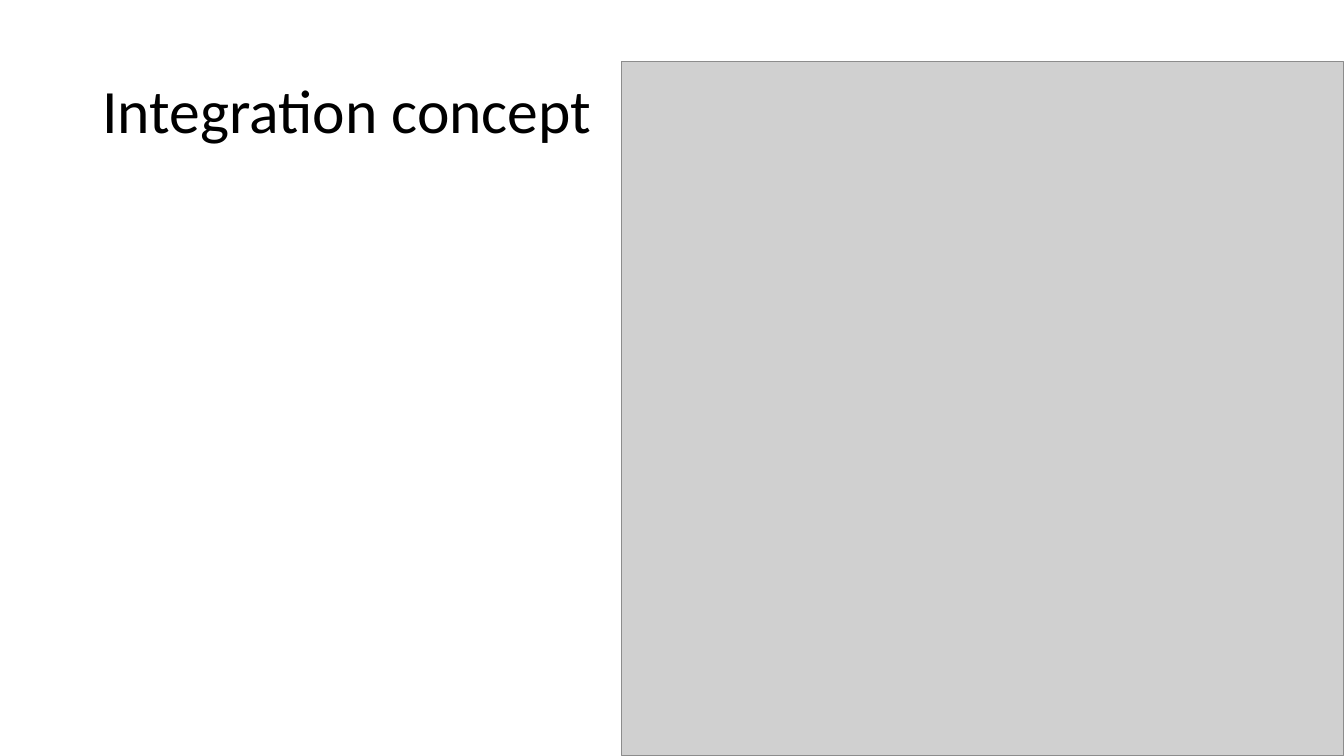
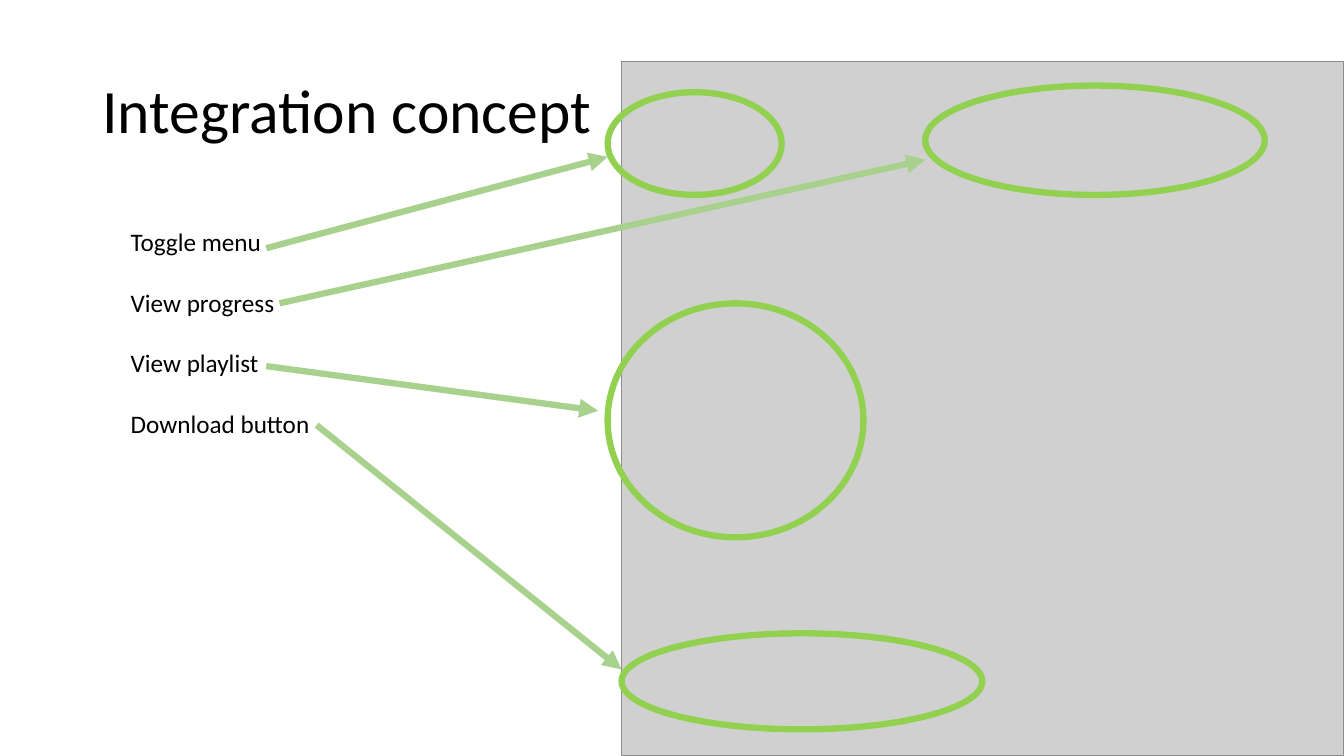
Before and after one commit to felixniemeyer/SoundCloud-SnapShot, a slide deck: slide 2 of meta/concept.pptx. Drawn at 1344x756 pixels with LibreOffice and Linux fonts; fonts in the diff are those of the drawing; grey boxes stand for pictures. Boxes give left, top, right and bottom in pixels: in the first picture for what was removed or moved away, otherwise in the second. Text is boxed around its words. In the diff, an @@ line names an element or a change of style, - is before the commit and + after.

```diff
--- a/meta/concept.pptx
+++ b/meta/concept.pptx
@@ ellipse added at [926,86,1265,195], outline #92D050 4.5 pt @@
@@ ellipse added at [608,93,782,196], outline #92D050 4.5 pt @@
@@ arrow added from (266, 248) to (608, 157), #A9D18E 4.5 pt @@
@@ arrow added from (279, 303) to (926, 159), #A9D18E 4.5 pt @@
@@ text added at [131,233,310,433], 18 pt, text #000000 @@
+Toggle menu
+View progress
+View playlist
+Download button
@@ ellipse added at [608,303,864,537], outline #92D050 4.5 pt @@
@@ arrow added from (266, 366) to (598, 411), #A9D18E 4.5 pt @@
@@ arrow added from (317, 425) to (622, 669), #A9D18E 4.5 pt @@
@@ ellipse added at [622,633,983,729], outline #92D050 4.5 pt @@
```
Also in this commit, not shown: 1 other file.
